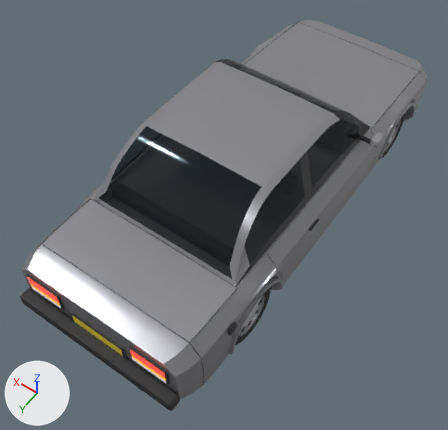
One commit to the glTF model godot/assets/models/tr_sedan.glb: the scene before it, then after it.
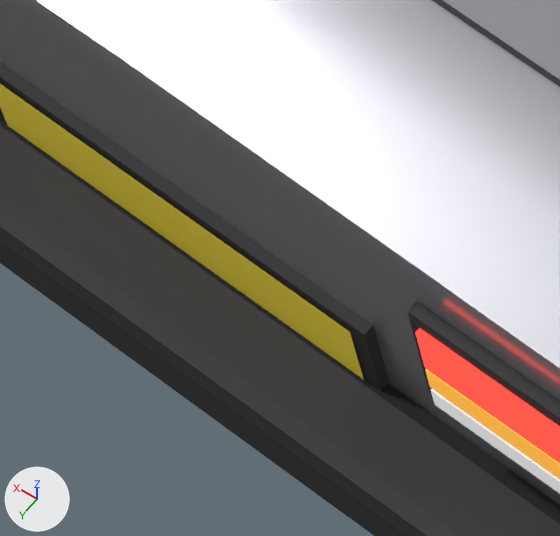
The first picture shows the older version from a 50 mm lens placed at (-2.13, 3.53, 4.97), pointed at (-0.02, 0.57, 0.32). The close-ups show the older and then the newer version on the part from 16% to 33% of the width and 71% to 88% of the height of that picture. Only the edits that show in the close-ups are written down. Arrows for +X, +Y and +Z are at lower left; the lights stay in place. Where no turn or scale is listed for an object, it has been applied to the vertices.

In view in the first close-up: 'bumper_rear', 'deck_lid', 'gap_tail', 'indicator_rear_R', 'plate_frame_rear', 'plate_rear', 'reverse_R', 'tail', 'tail_housing_R', 'taillight_R'.
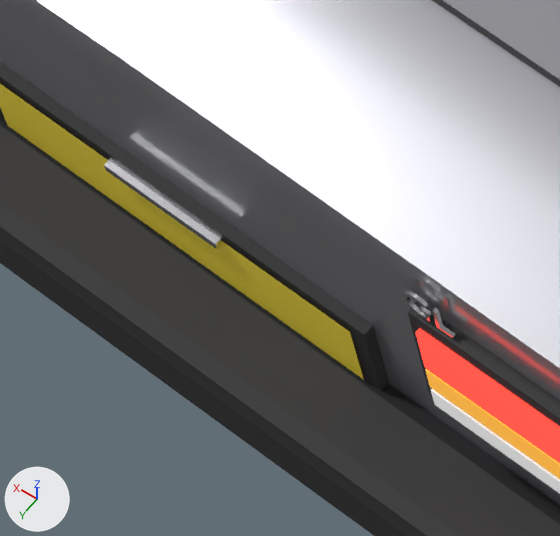
Patch to the scene script:
```diff
--- a/godot/assets/models/tr_sedan.glb.py
+++ b/godot/assets/models/tr_sedan.glb.py
@@ me_plate_light @@
+me_plate_light.from_pydata(...)  # a box spanning x -0.08..0.08, y -0.01..0.01, z -0.006..0.006
+me_plate_light.materials.append(mat_chrome)  # white #e7e7ea
@@ me_badge_rear @@
+me_badge_rear.from_pydata(...)  # 216 vertices, 424 faces; spans x -0.0333..0.0311, y -0.002..0.002, z -0.017..0.0215
+me_badge_rear.materials.append(mat_chrome)  # white #e7e7ea
@@ ob_plate_light @@
+ob_plate_light = bpy.data.objects.new('plate_light', me_plate_light)
+ob_plate_light.location = (0.0, 2.264, 0.592)
@@ ob_badge_rear @@
+ob_badge_rear = bpy.data.objects.new('badge_rear', me_badge_rear)
+ob_badge_rear.location = (-0.391, 2.26, 0.785)
```

Where the change shows, as pixel boxes (x1, y1, x2, y2) in the close-ups (560 x 536 px):
'plate_light', added: after (104, 158, 224, 249)
'badge_rear', added: after (402, 290, 456, 339)
